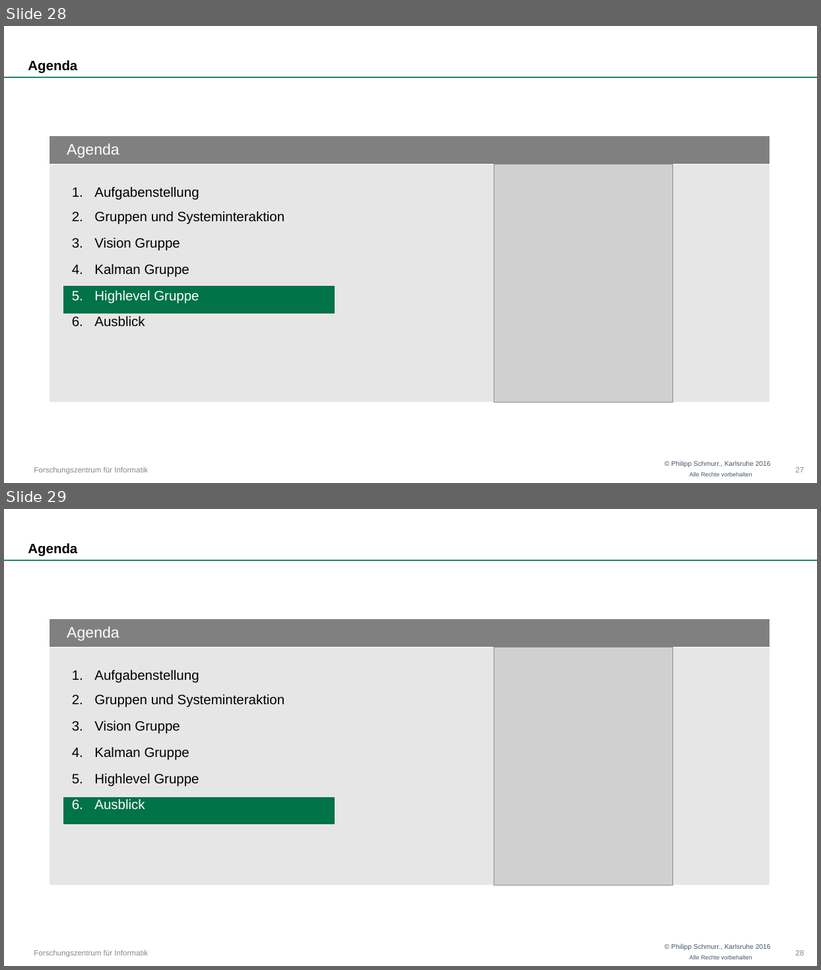
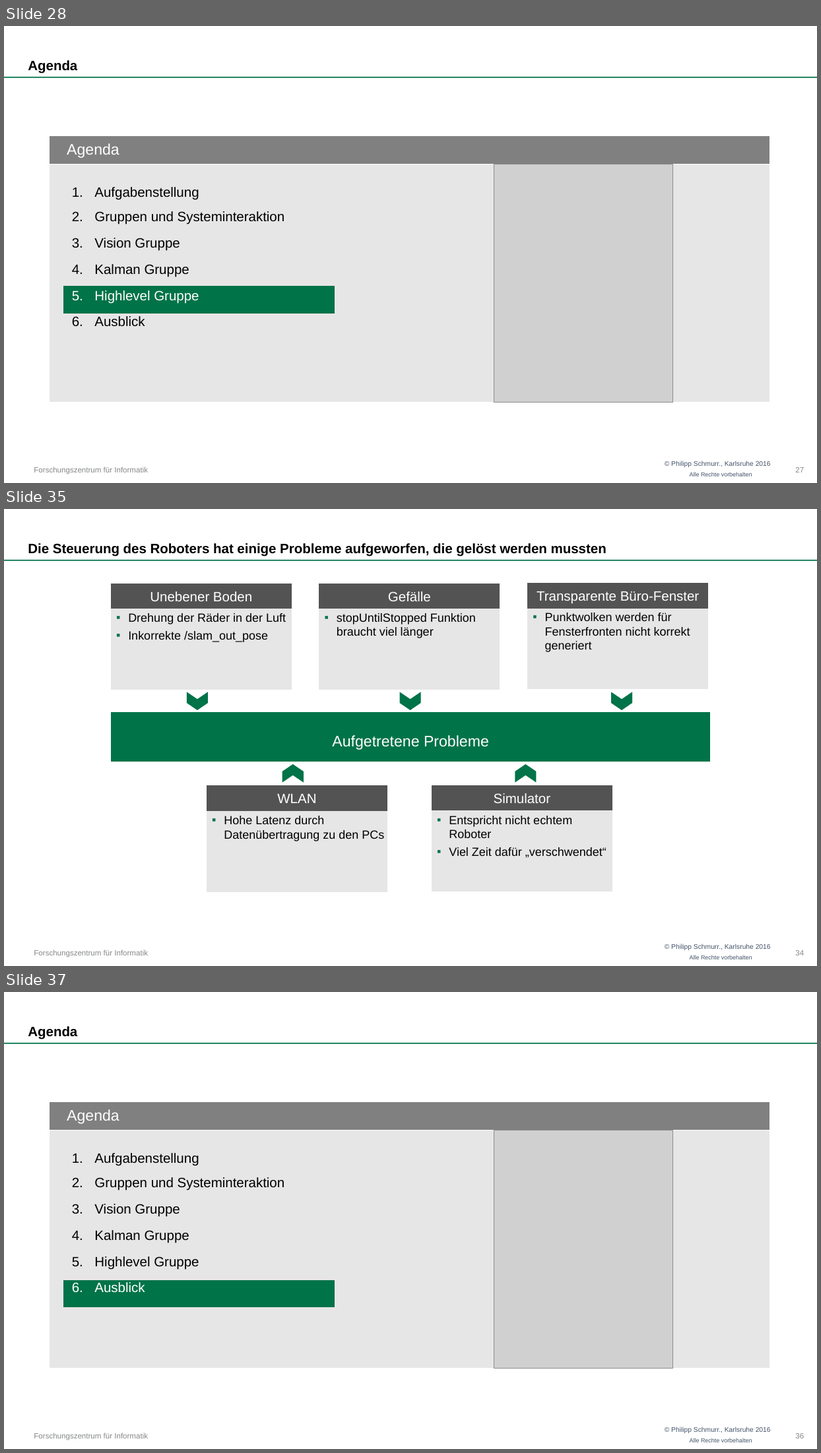
Before and after one commit to OtonoKakuei/robprak1516-documentation, a slide deck: robprak1516-presentation.pptx. Shown one above the other, each under a label of ours: slides 28 and 29 before the commit, slides 28, 35 and 37 after it; the slides between them are not shown. The pictures are 821x970 and 821x1453 pixels, drawn with LibreOffice and Linux fonts; fonts in the diff are those of the drawing; grey boxes stand for pictures; background and template pictures are left out. Boxes give left, top, right and bottom in pixels: in the first picture for what was removed or moved away, otherwise in the second. Text is boxed around its words. In the diff, an @@ line names an element or a change of style, - is before the commit and + after.

```diff
--- a/robprak1516-presentation.pptx
+++ b/robprak1516-presentation.pptx
@@ slide 35 added at box(4, 509, 817, 966), background #FFFFFF; not listed: 4 template elements that a slide beside it also shows @@
@@ title added at box(28, 543, 607, 557), 16 pt, text #000000, bold @@
+Die Steuerung des Roboters hat einige Probleme aufgeworfen, die gelöst werden mussten
@@ rectangle added at box(112, 584, 290, 608), fill #525252, outline #525252 1.5 pt, 16 pt, text #FFFFFF @@
+Unebener Boden
@@ rectangle added at box(320, 584, 499, 608), fill #525252, outline #525252 1.5 pt, 16 pt, text #FFFFFF @@
+Gefälle
@@ rectangle added at box(529, 584, 708, 608), fill #525252, outline #525252 1.5 pt, 16 pt, text #FFFFFF @@
+Transparente Büro-Fenster
@@ rectangle added at box(529, 607, 708, 689), fill #E7E6E6, outline #E7E6E6 1.5 pt, 14 pt, text #000000 @@
+▪ Punktwolken werden für Fensterfronten nicht korrekt generiert
@@ rectangle added at box(112, 608, 290, 690), fill #E7E6E6, outline #E7E6E6 1.5 pt, 14 pt, text #000000 @@
+▪ Drehung der Räder in der Luft
+  ▪ Inkorrekte /slam_out_pose
@@ rectangle added at box(320, 608, 499, 690), fill #E7E6E6, outline #E7E6E6 1.5 pt, 14 pt, text #000000 @@
+▪ stopUntilStopped Funktion braucht viel länger
@@ chevron added at box(187, 693, 208, 710), fill #007348, outline #007348 1.5 pt @@
@@ chevron added at box(401, 693, 420, 710), fill #007348, outline #007348 1.5 pt @@
@@ chevron added at box(612, 693, 632, 710), fill #007348, outline #007348 1.5 pt @@
@@ rectangle added at box(112, 714, 710, 762), fill #007348, outline #007348 1.5 pt, 18 pt, text #FFFFFF @@
+Aufgetretene Probleme
@@ chevron added at box(283, 765, 303, 782), fill #007348, outline #007348 1.5 pt @@
@@ chevron added at box(516, 765, 536, 782), fill #007348, outline #007348 1.5 pt @@
@@ rectangle added at box(207, 787, 386, 811), fill #525252, outline #525252 1.5 pt, 16 pt, text #FFFFFF @@
+WLAN
@@ rectangle added at box(432, 787, 612, 811), fill #525252, outline #525252 1.5 pt, 16 pt, text #FFFFFF @@
+Simulator
@@ rectangle added at box(207, 811, 386, 891), fill #E7E6E6, outline #E7E6E6 1.5 pt, 14 pt, text #000000 @@
+▪ Hohe Latenz durch Datenübertragung zu den PCs
@@ rectangle added at box(432, 811, 612, 891), fill #E7E6E6, outline #E7E6E6 1.5 pt, 14 pt, text #000000 @@
+▪ Entspricht nicht echtem Roboter
+  ▪ Viel Zeit dafür „verschwendet“
@@ page number added at box(795, 951, 804, 956), 9 pt, text #868889 @@
+34
@@ what was slide 29 is now slide 37 @@
```
Also in this commit, not shown: 7 other slides added.
